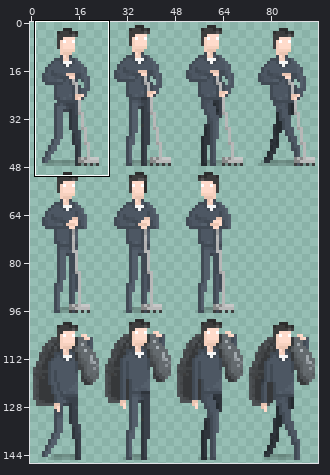
Two versions of one sprite sheet, assets/images/facility_manager.png. The picture above shows the old version from afar; the outline marks the close-up.
Close-up. Old version:
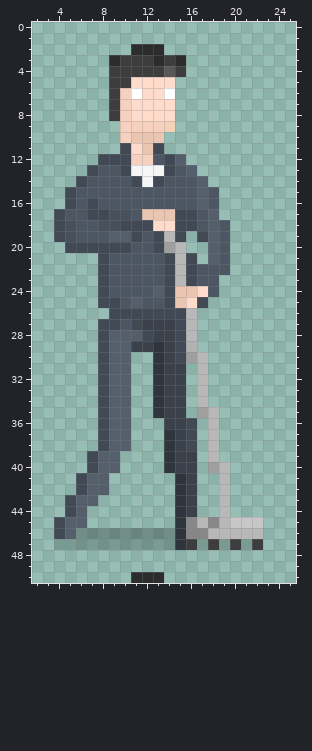
The file is 96x147 pixels. Pixels under 10% opacity are left out. Colours within 5 levels of each other are drawn and written as one. Shown: x 2..25, y 0..50. The commit also changed other parts of the picture, which this record leaves out.
Once edited:
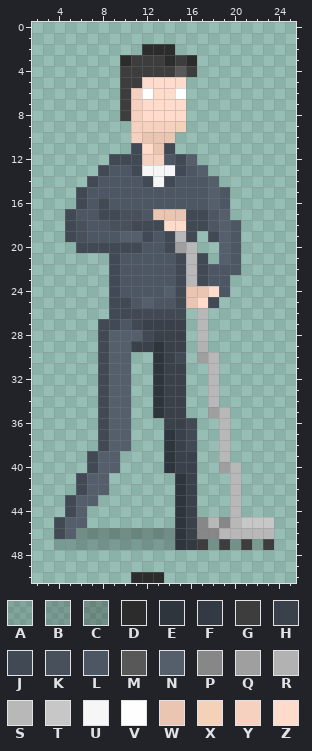
Palette (. is transparent): A #00000023  B #0000002f  C #00000041  D #2c2c2c  E #2f353c  F #343a43  G #3d3d3d  H #3a414a  J #414a54  K #47505b  L #4d5763  M #585858  N #545f6b  P #878787  Q #9f9f9f  R #b2b2b2  S #b8b8b8  T #c7c7c7  U #f6f6f6  V #fffeff  W #eac5b2  X #f4d2b9  Y #f6d1bf  Z #ffdbcb
The edit:
y 2: x 11 D -> .; x 14 . -> D
y 3: x 9..10 DG -> .D; x 13..16 DGD. -> GDGD
y 4: x 9 G -> .; x 14..16 MG. -> GMG
y 5: x 9 G -> .; x 11 Z -> G; x 15 . -> Z
y 6: x 9..12 GYVZ -> .GYV; x 14..15 V. -> ZV
y 7..8: x 9..11 GYZ -> .GY; x 15 . -> Z
y 9: x 10 Y -> .; x 14..15 X. -> YX
y 10: x 10..11 YW -> .Y; x 14 . -> W
y 11: x 10..14 JZWJ. -> .JZWJ
y 12: x 8 J -> .; x 11 Y -> J; x 13..16 LJN. -> YLJN
y 13: x 7..8 JL -> .J; x 10..11 JU -> LJ; x 14..17 JLN. -> UJLN
y 14: x 6..7 JL -> .J; x 11..14 JUJL -> LJUJ; x 17..18 N. -> LN
y 15: x 5..6 JL -> .J; x 17..19 NL. -> LNL
y 16: x 5..8 JLJL -> .JLJ; x 17..19 NL. -> LNL
y 17: x 4..5 JL -> .J; x 7 J -> L; x 9 K -> J; x 11..12 LW -> KL; x 15 J -> W; x 17..19 LN. -> JLN
y 18: x 4..6 JKL -> .JK; x 8 K -> L; x 10 J -> K; x 13 Z -> J; x 15 J -> Z; x 17..20 LNL. -> JLNL
y 19: x 4..6 JKL -> .JK; x 9 N -> L; x 11..20 JLJSJ.JNL. -> NJLJSJ.JNL
y 20: x 5 J -> .; x 11 L -> J; x 13..16 JQS. -> LJQS; x 18..20 NL. -> .NL
y 21: x 8..9 JL -> .J; x 14..20 JSJ.NL. -> LJSJ.NL
y 22: x 8..9 JL -> .J; x 14..17 JSJL -> LJSJ; x 20 . -> L
y 23: x 8..9 JL -> .J; x 14..17 JSJL -> LJSJ; x 19 . -> L
y 24: x 8..9 JL -> .J; x 13..15 NJW -> LNJ; x 17..19 ZL. -> WZL
y 25: x 8 J -> .; x 10..12 LNL -> JLN; x 14..18 JWZJ. -> LJWZJ
y 26: x 16..17 S. -> .S
y 27..28: x 15..17 JS. -> H.S
y 29: x 15..17 JR. -> H.R
y 30: x 16..18 QS. -> .QS
y 31..34: x 17..18 S. -> .S
y 35: x 17..19 QS. -> .QS
y 36..39: x 18..19 S. -> .S
y 40: x 18..20 QS. -> .QS
y 41..44: x 19..20 S. -> .S
y 45: x 16..20 PSPST -> HPSPS; x 23 . -> T
y 46: x 16 P -> H; x 18 S -> P; x 23 . -> S
y 47: x 16..23 GBGBGBG. -> FGBGBGAG
